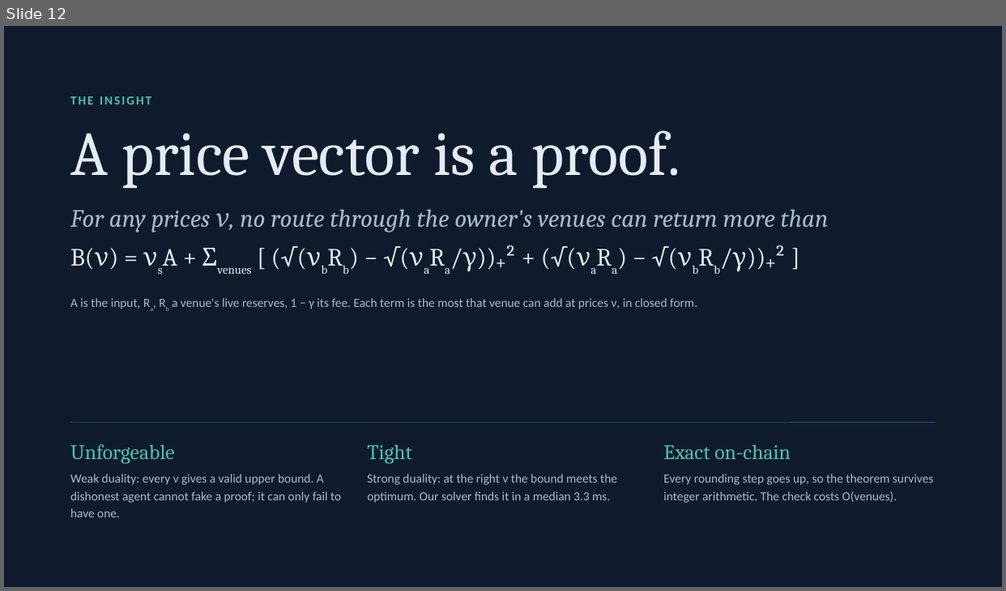
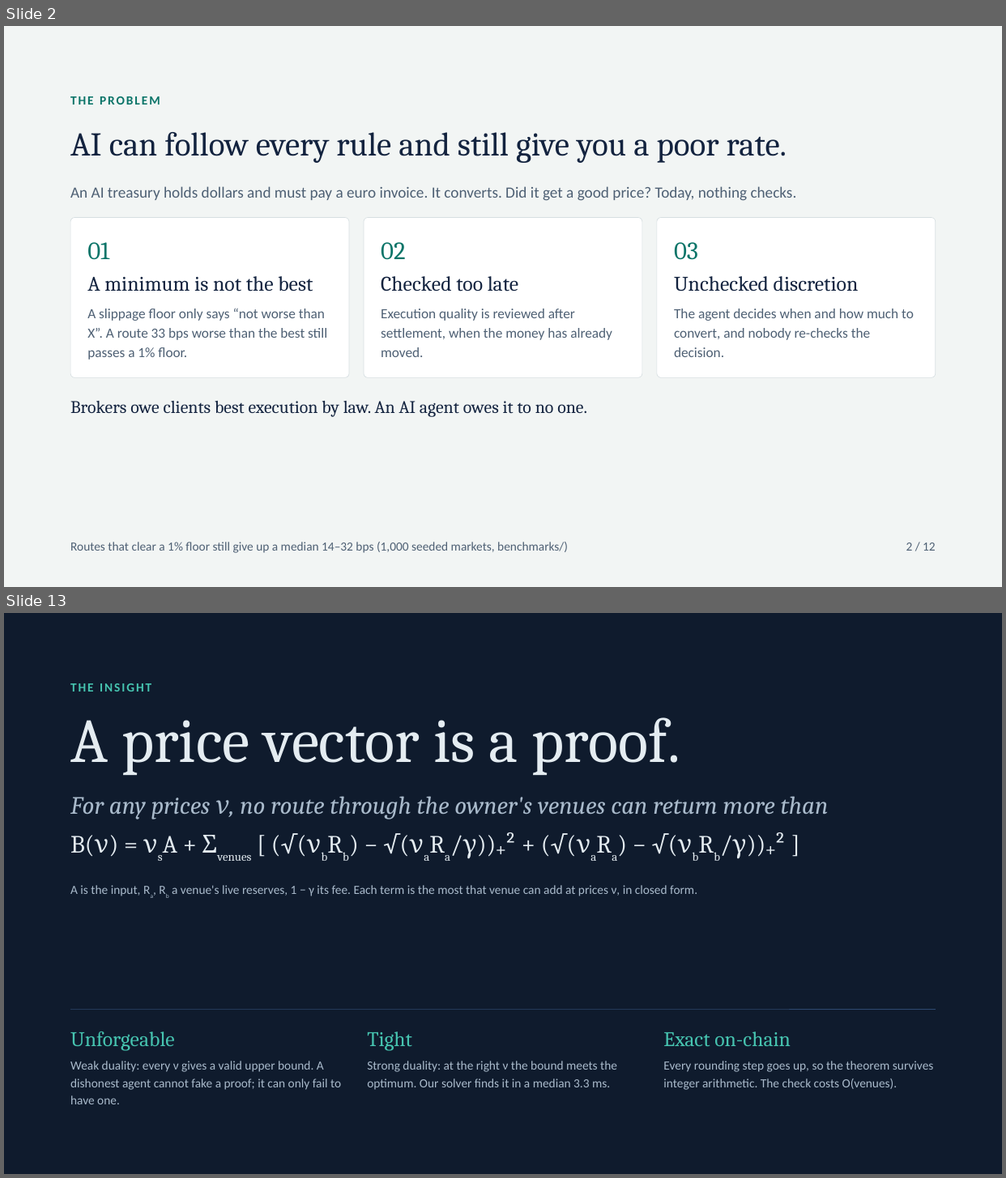
Before and after one commit to Nightcore709/qed-agent-wallet, a slide deck: presentation/QED-Final-Pitch.pptx. Shown one above the other, each under a label of ours: slide 12 before the commit, slides 2 and 13 after it; the slides between them are not shown. The pictures are 1006x591 and 1006x1178 pixels, drawn with LibreOffice and Linux fonts; fonts in the diff are those of the drawing. Boxes give left, top, right and bottom in pixels: in the first picture for what was removed or moved away, otherwise in the second. Text is boxed around its words. In the diff, an @@ line names an element or a change of style, - is before the commit and + after.

```diff
--- a/presentation/QED-Final-Pitch.pptx
+++ b/presentation/QED-Final-Pitch.pptx
@@ slide 2 added at box(4, 26, 1002, 587), background #F2F5F4 @@
@@ text added at box(70, 96, 160, 105), 12 pt, text #0A7468, bold @@
+THE PROBLEM
@@ text added at box(70, 132, 786, 163), 32 pt, text #13233F @@
+AI can follow every rule and still give you a poor rate.
@@ text added at box(70, 186, 797, 201), 15 pt, text #4E6074 @@
+An AI treasury holds dollars and must pay a euro invoice. It converts. Did it get a good price? Today, nothing checks.
@@ rounded rectangle added at box(70, 218, 349, 378), fill #FFFFFF, outline #D6DEE1 0.5 pt @@
@@ rounded rectangle added at box(364, 218, 642, 378), fill #FFFFFF, outline #D6DEE1 0.5 pt @@
@@ rounded rectangle added at box(657, 218, 936, 378), fill #FFFFFF, outline #D6DEE1 0.5 pt @@
@@ text added at box(87, 242, 109, 260), 24 pt, text #0A7468 @@
+01
@@ text added at box(381, 242, 405, 260), 24 pt, text #0A7468 @@
+02
@@ text added at box(674, 242, 698, 260), 24 pt, text #0A7468 @@
+03
@@ text added at box(87, 276, 313, 292), 20 pt, text #13233F @@
+A minimum is not the best
@@ text added at box(381, 276, 518, 292), 20 pt, text #13233F @@
+Checked too late
@@ text added at box(674, 276, 859, 292), 20 pt, text #13233F @@
+Unchecked discretion
@@ text added at box(87, 308, 327, 360), 13.5 pt, text #4E6074 @@
+A slippage floor only says “not worse than X”. A route 33 bps worse than the best still passes a 1% floor.
@@ text added at box(381, 309, 612, 357), 13.5 pt, text #4E6074 @@
+Execution quality is reviewed after settlement, when the money has already moved.
@@ text added at box(674, 309, 914, 357), 13.5 pt, text #4E6074 @@
+The agent decides when and how much to convert, and nobody re-checks the decision.
@@ text added at box(70, 401, 587, 417), 17 pt, text #13233F @@
+Brokers owe clients best execution by law. An AI agent owes it to no one.
@@ text added at box(70, 542, 568, 553), 12 pt, text #4E6074 @@
+Routes that clear a 1% floor still give up a median 14–32 bps (1,000 seeded markets, benchmarks/)
@@ text added at box(906, 543, 936, 551), 12 pt, text #4E6074 @@
+2 / 12
@@ what was slide 12 is now slide 13 @@
```
Also in this commit, not shown: 12 slides changed, 2 other slides added, 3 other files.
